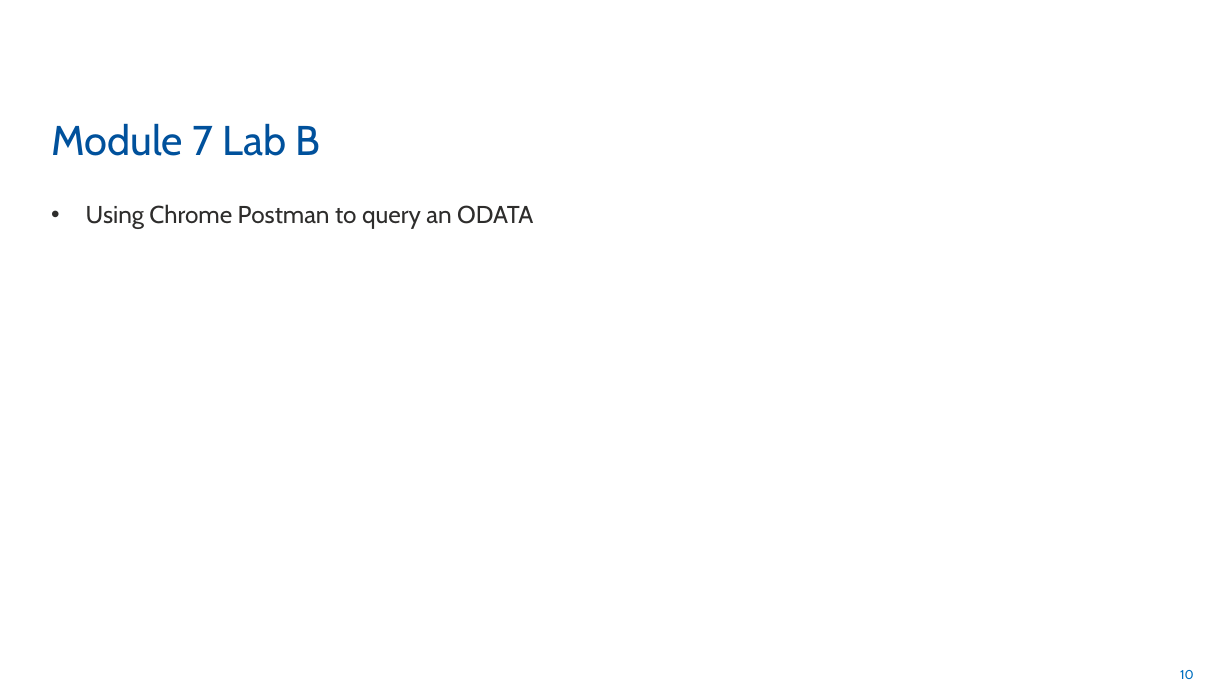
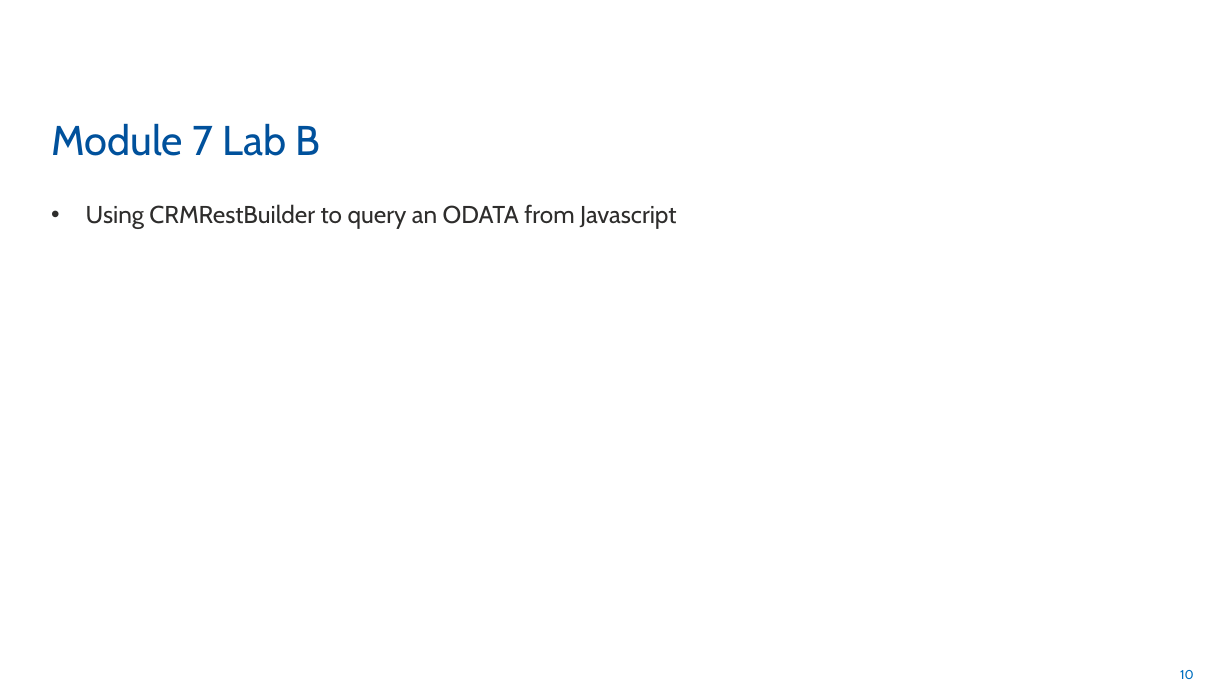
Before and after one commit to rogerhillgsy/CRMTraining, a slide deck: slide 10 of Documents/QA Powerpoints/Module 7.pptx. Drawn at 1232x693 pixels with LibreOffice and Linux fonts; fonts in the diff are those of the drawing. Boxes give left, top, right and bottom in pixels: in the first picture for what was removed or moved away, otherwise in the second. Text is boxed around its words. In the diff, an @@ line names an element or a change of style, - is before the commit and + after.

Commit message:
Rename old Module 9 to module 10

```diff
--- a/Documents/QA Powerpoints/Module 7.pptx
+++ b/Documents/QA Powerpoints/Module 7.pptx
@@ text at (86, 204, 676, 229): text changed @@
-• Using Chrome Postman to query an ODATA
+• Using CRMRestBuilder to query an ODATA from Javascript
```
Also in this commit, not shown: 2 other files.
